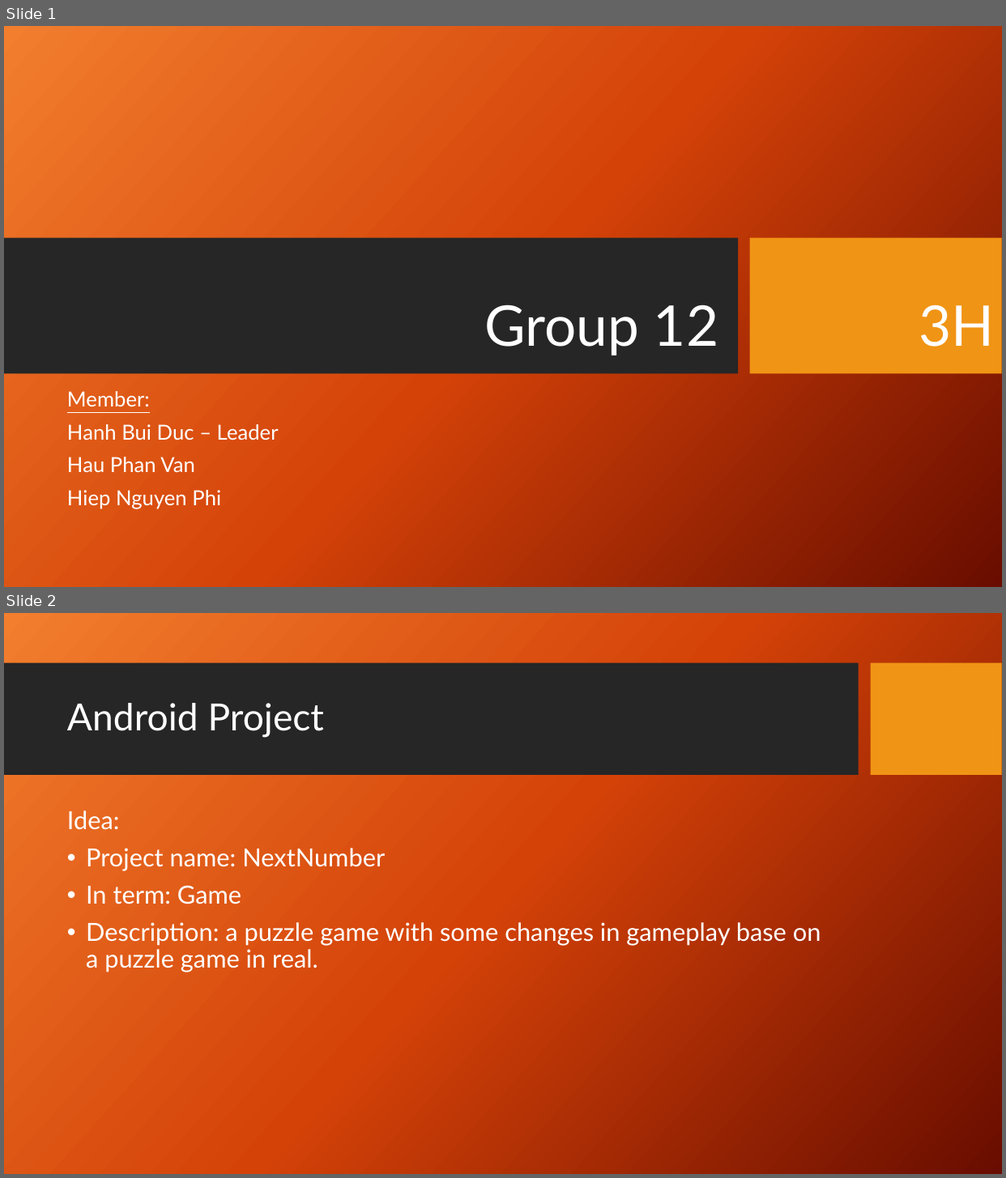
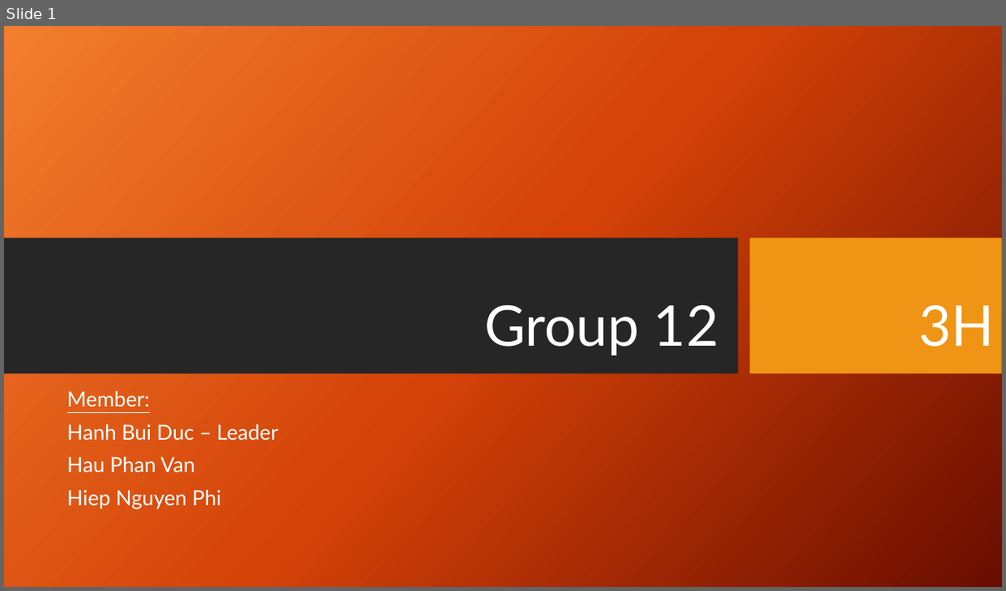
Before and after one commit to techcamp15-vietnam/team12, a slide deck: Report/[Report] TechCamp.pptx. Shown one above the other, each under a label of ours: slides 1 and 2 before the commit, slide 1 after it. The pictures are 1006x1178 and 1006x591 pixels, drawn with LibreOffice and Linux fonts; fonts in the diff are those of the drawing; background and template pictures are left out. Boxes give left, top, right and bottom in pixels: in the first picture for what was removed or moved away, otherwise in the second. Text is boxed around its words. In the diff, an @@ line names an element or a change of style, - is before the commit and + after.

Commit message:
Report idea

```diff
--- a/Report/[Report] TechCamp.pptx
+++ b/Report/[Report] TechCamp.pptx
@@ slide 2 removed at (4, 613, 1002, 1174), background picture (left out) @@
@@ rectangle removed at (4, 663, 859, 776) @@
@@ rectangle removed at (871, 663, 1002, 776) @@
@@ title removed at (67, 703, 324, 738) @@
-Android Project
@@ text removed at (67, 811, 821, 973) @@
-Idea:
-• Project name: NextNumber
-• In term: Game
-• Description: a puzzle game with some changes in gameplay base on a puzzle game in real.
```
Also in this commit, not shown: 1 slide added, 2 other slides removed.
